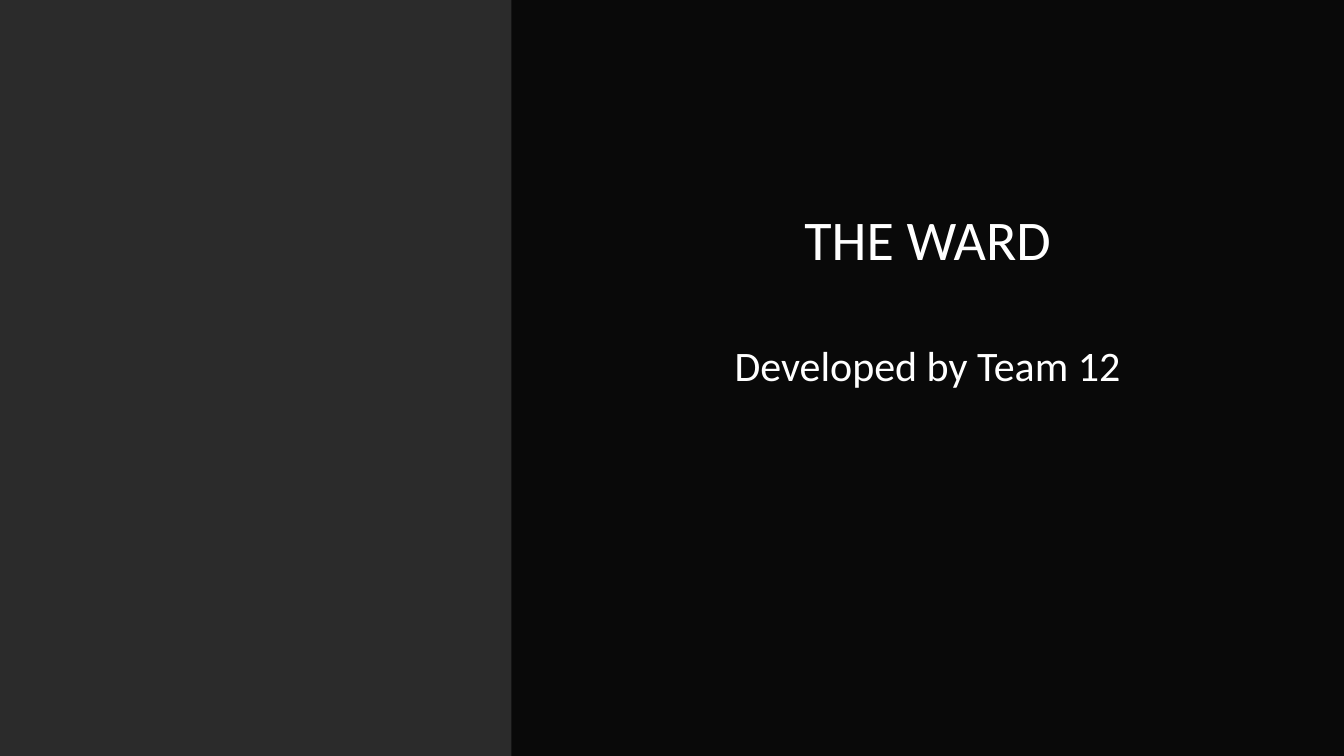
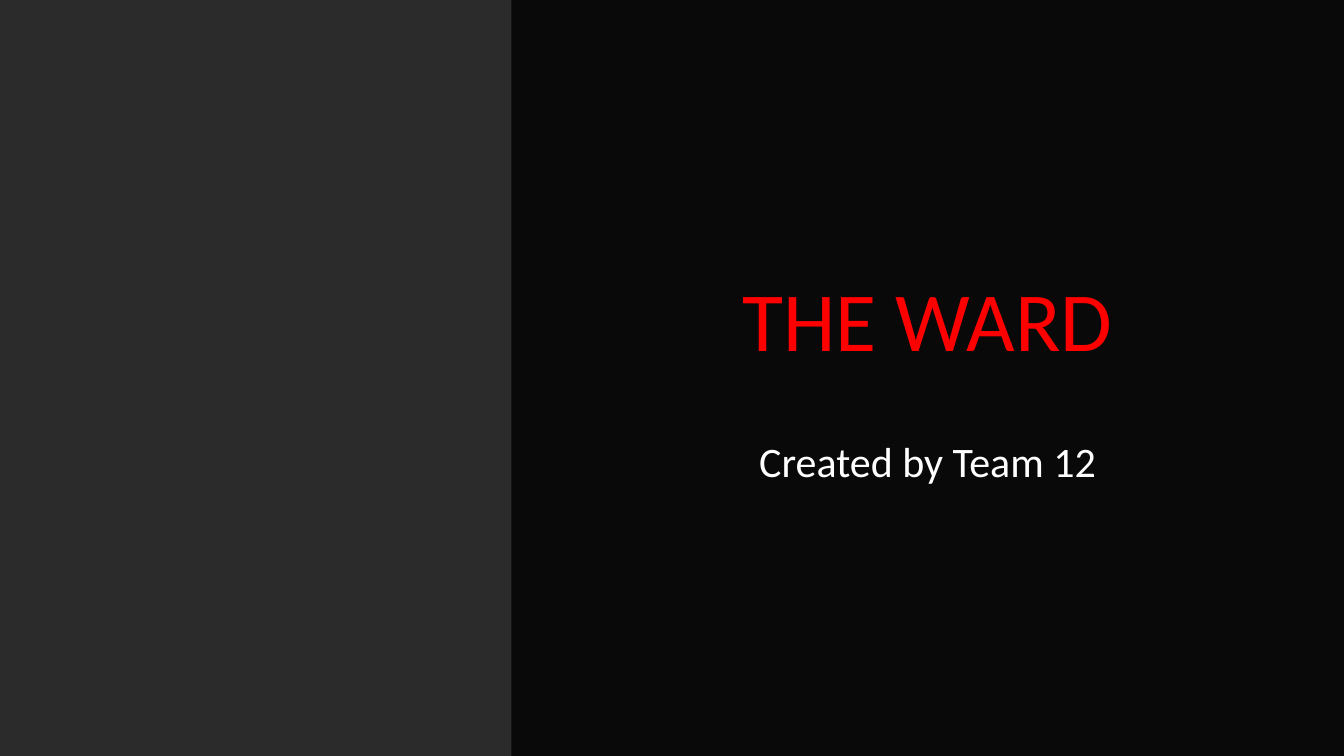
Before and after one commit to JackFurby/teamTextGame, a slide deck: slide 1 of Group Presentation.pptx. Drawn at 1344x756 pixels with LibreOffice and Linux fonts; fonts in the diff are those of the drawing; background and template pictures are left out; a plain dark background stands for a picture behind light text. Boxes give left, top, right and bottom in pixels: in the first picture for what was removed or moved away, otherwise in the second. Text is boxed around its words. In the diff, an @@ line names an element or a change of style, - is before the commit and + after.

```diff
--- a/Group Presentation.pptx
+++ b/Group Presentation.pptx
@@ text "THE WARD" moved from (x1=735, y1=224, x2=1120, y2=388) to (x1=743, y1=297, x2=1113, y2=484) @@
@@ text at (x1=743, y1=297, x2=1113, y2=351): size 40 to 60 pt, text colour #FFFFFF to #FF0000 in "THE WARD" @@
@@ text at (x1=759, y1=448, x2=1095, y2=484): text changed @@
-Developed by Team 12
+Created by Team 12
```
Also in this commit, not shown: 2 other slides changed, 4 slides added, 3 slides removed.
